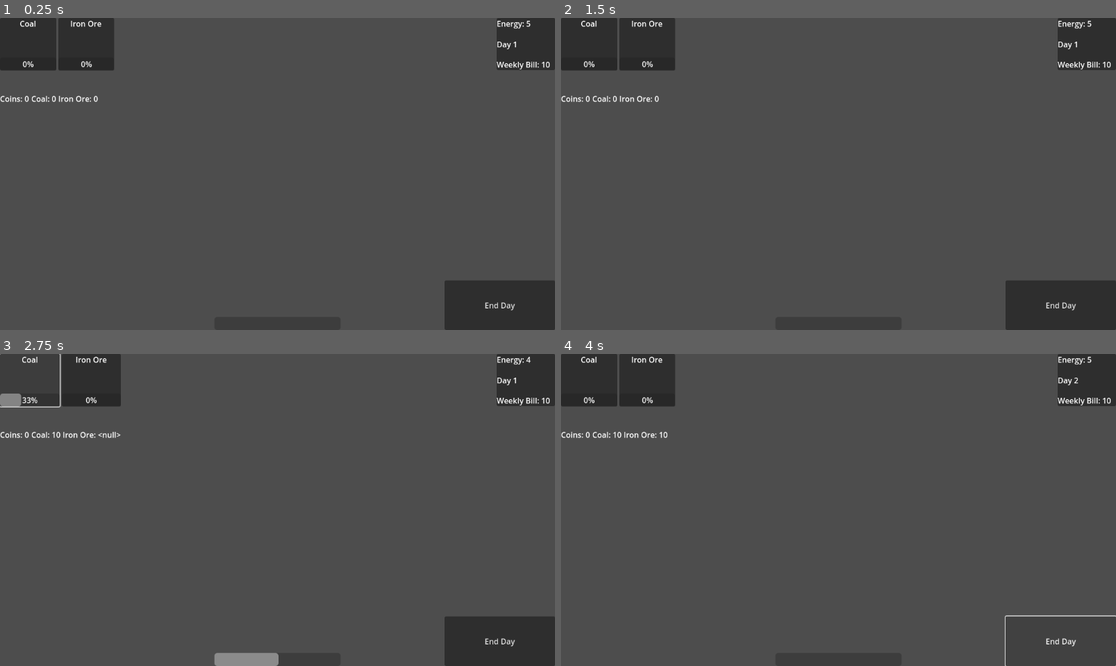
Above: before the commit, frames 1-4 (two rows, left to right).
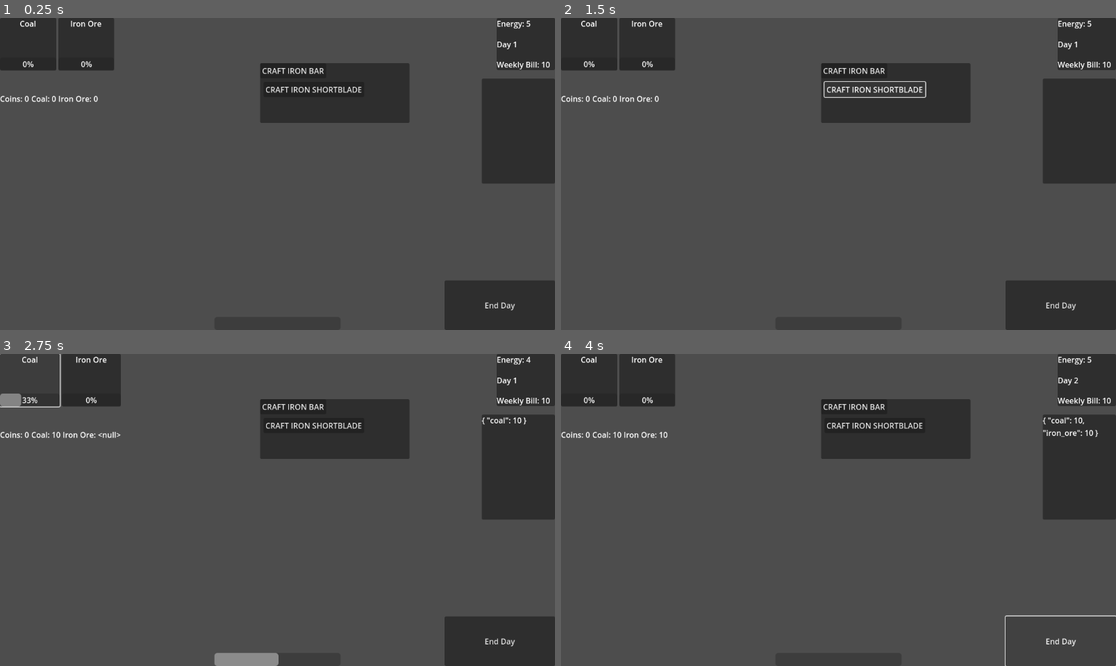
Above: after the commit, the same moments.

Repository: Uziel-8/OAI-BLACKSMITH-POC
Game: Godot game, scene res://Scenes/level.tscn
The game is run twice, just before and just after one commit, with the same random seed, the same clock (stepped at 60 frames per second) and the same inputs.
Inputs (mouse positions are in pixels of both pictures, inside the frame that each line leads up to):
- Up to frame 1 (0.25 s): no input
- Up to frame 2 (1.5 s): click (855, 71) at 0.5 s, where only the run after the commit has a clickable "CRAFT IRON BAR"; click (877, 89) at 1.25 s, where only the run after the commit has a clickable "CRAFT IRON SHORTBLADE"
- Up to frame 3 (2.75 s): click "Coal" at 2 s
- Up to frame 4 (4 s): click "Iron Ore" at 2.75 s; click "End Day" at 3.5 s

The runs differ from the first frame. In frame 1, 9.4% of the frame differs, in the area x 46-100%, y 14-54%; in frame 2, 8.7%; in frame 3, 9.4%; in frame 4, 9.4%.

Commit message:
finished crafting system, added UI inventory, fleshed out smithy node a bit. Need to move coins to inventory.

Diff:
--- a/OAI Blacksmith POC/Scenes/level.gd
+++ b/OAI Blacksmith POC/Scenes/level.gd
@@ -7,11 +7,14 @@
 @onready var end_day_button = $EndDay
 @onready var xp_bar = $ExpBar
 
+@onready var inventory_label = $InventoryPanel/InventoryLabel
+
 
 func _ready() -> void:
 	EventBus.mined.connect(_on_ore_mined)
 	EventBus.coin_changed.connect(_on_coin_changed)
 	EventBus.xp_changed.connect(_on_xp_changed)
+	EventBus.inventory_changed.connect(_on_inventory_changed)
 	energy_label.text = str("Energy: ", Globals.energy)
 	day_label.text = str("Day ", Globals.day)
 	rent_label.text = str("Weekly Bill: ", Globals.rent)
@@ -49,12 +52,16 @@
 		Globals.level = Globals.level + 1
 		Globals.xp = remainder_xp
 
+func _on_inventory_changed():
+	inventory_label.text = str(Globals.inventory)
+
 
 #TO DO
-#a more modular/portable way to create buttons and menus
-#above notes
-#create smithy node - left pane can be mine, middle trader, right smithy
-#this could be broken in to bars and items
+#currently energy reduction is inherently tied to mining, let's pull that out - will probably need a "energy changed" event
+#replace InventoryHbox with the new inventory - partially done, just need to dynamically handle coins - probs just add to inventory TBH
+#make sprites for inv. items - less text everywhere.
+
+
 #trader could have multiple different traders - rename to marketplace or something?
 #might need customers in there too
 #create auto mine function
--- a/OAI Blacksmith POC/Scenes/level.tscn
+++ b/OAI Blacksmith POC/Scenes/level.tscn
@@ -1,9 +1,10 @@
-[gd_scene load_steps=5 format=3 uid="uid://kciq7db1gx5j"]
+[gd_scene load_steps=6 format=3 uid="uid://kciq7db1gx5j"]
 
 [ext_resource type="Script" uid="uid://dwrto3oyofsky" path="res://Scenes/level.gd" id="1_6phgx"]
 [ext_resource type="Script" uid="uid://cbdtos8c4maaq" path="res://Scenes/mining_gridbox.gd" id="1_tumq0"]
 [ext_resource type="Script" uid="uid://dd40h2sa6niy6" path="res://Scenes/inventory_hbox.gd" id="2_k5f4k"]
 [ext_resource type="PackedScene" uid="uid://cl0odbhamok5l" path="res://Scenes/trader.tscn" id="4_81xng"]
+[ext_resource type="PackedScene" uid="uid://36kedkar0dt8" path="res://Scenes/smithy.tscn" id="5_wqkje"]
 
 [node name="Level" type="Control"]
 layout_mode = 3
@@ -149,6 +150,13 @@
 offset_left = 420.0
 offset_right = -423.0
 
+[node name="Smithy" parent="." instance=ExtResource("5_wqkje")]
+layout_mode = 1
+offset_left = 540.0
+offset_top = 94.0
+offset_right = 540.0
+offset_bottom = -430.0
+
 [node name="ExpBar" type="ProgressBar" parent="."]
 layout_mode = 1
 anchors_preset = 7
@@ -162,6 +170,28 @@
 grow_horizontal = 2
 grow_vertical = 0
 show_percentage = false
+
+[node name="InventoryPanel" type="Panel" parent="."]
+layout_mode = 1
+anchors_preset = 6
+anchor_left = 1.0
+anchor_top = 0.5
+anchor_right = 1.0
+anchor_bottom = 0.5
+offset_left = -152.0
+offset_top = -198.0
+offset_bottom = 20.0
+grow_horizontal = 0
+grow_vertical = 2
+
+[node name="InventoryLabel" type="Label" parent="InventoryPanel"]
+layout_mode = 1
+anchors_preset = 15
+anchor_right = 1.0
+anchor_bottom = 1.0
+grow_horizontal = 2
+grow_vertical = 2
+autowrap_mode = 3
 
 [connection signal="pressed" from="LevelVBox/MiningGridbox/MineCoal" to="LevelVBox/MiningGridbox" method="_on_mine_coal_pressed"]
 [connection signal="timeout" from="LevelVBox/MiningGridbox/MineCoal/MineCoalTimer" to="LevelVBox/MiningGridbox" method="_on_mine_coal_timer_timeout"]
--- /dev/null
+++ b/OAI Blacksmith POC/Scenes/smithy.gd
@@ -0,0 +1,12 @@
+extends Control
+
+
+
+
+func _on_craft_iron_bar_button_pressed() -> void:
+	CraftingRecipe.craft("iron bar")
+
+
+
+func _on_craft_iron_shortblade_button_pressed() -> void:
+	CraftingRecipe.craft("iron shortblade")
--- a/OAI Blacksmith POC/Scenes/smithy.tscn
+++ b/OAI Blacksmith POC/Scenes/smithy.tscn
@@ -1,4 +1,6 @@
-[gd_scene format=3 uid="uid://36kedkar0dt8"]
+[gd_scene load_steps=2 format=3 uid="uid://36kedkar0dt8"]
+
+[ext_resource type="Script" uid="uid://cu3lkvr1s1lrk" path="res://Scenes/smithy.gd" id="1_msrcn"]
 
 [node name="Smithy" type="Control"]
 layout_mode = 3
@@ -7,6 +9,7 @@
 anchor_bottom = 1.0
 grow_horizontal = 2
 grow_vertical = 2
+script = ExtResource("1_msrcn")
 
 [node name="Panel" type="Panel" parent="."]
 layout_mode = 1
@@ -15,7 +18,19 @@
 offset_right = 310.0
 grow_vertical = 2
 
-[node name="Button" type="Button" parent="Panel"]
+[node name="CraftIronBarButton" type="Button" parent="Panel"]
 layout_mode = 0
 offset_right = 8.0
 offset_bottom = 8.0
+text = "CRAFT IRON BAR"
+
+[node name="CraftIronShortbladeButton" type="Button" parent="Panel"]
+layout_mode = 0
+offset_left = 7.0
+offset_top = 39.0
+offset_right = 15.0
+offset_bottom = 47.0
+text = "CRAFT IRON SHORTBLADE"
+
+[connection signal="pressed" from="Panel/CraftIronBarButton" to="." method="_on_craft_iron_bar_button_pressed"]
+[connection signal="pressed" from="Panel/CraftIronShortbladeButton" to="." method="_on_craft_iron_shortblade_button_pressed"]
--- a/OAI Blacksmith POC/Scripts/crafting_recipe.gd
+++ b/OAI Blacksmith POC/Scripts/crafting_recipe.gd
@@ -15,13 +15,12 @@
 	},
 	}
 
-
 func craft(key_name):
 	var recipe: Dictionary = recipes[key_name]
 
 	if recipe != null:
-		var ingredients: Dictionary = recipe["ingredients"]
-		var output: Dictionary = recipe["output"]
+		var ingredients: Dictionary = recipe["INGREDIENTS"]
+		var outputs: Dictionary = recipe["OUTPUT"]
 
 		if Globals.inventory.has_all(ingredients.keys()):
 			var obtained_ingredients: int = 0
@@ -29,11 +28,11 @@
 				if Globals.inventory[item] >= ingredients[item]:
 					obtained_ingredients += 1
 
+
 			if obtained_ingredients == ingredients.size():
 				for item in ingredients:
-					pass
-					##globals.update_item or some shit goes here
+					Globals.update_item(item, -ingredients[item])
+				for output in outputs:
+					Globals.update_item(output, outputs[output])
 		else:
 			print("can't craft - missing ingredients")
-
-	Globals.energy -= 1
--- a/OAI Blacksmith POC/project.godot
+++ b/OAI Blacksmith POC/project.godot
@@ -20,6 +20,7 @@
 Inventory="*res://Scripts/inventory.gd"
 Globals="*res://Scripts/Globals.gd"
 EventBus="*res://Scripts/event_bus.gd"
+CraftingRecipe="*res://Scripts/crafting_recipe.gd"
 
 [rendering]
 
Not shown, added: OAI Blacksmith POC/Scenes/smithy.gd.uid
